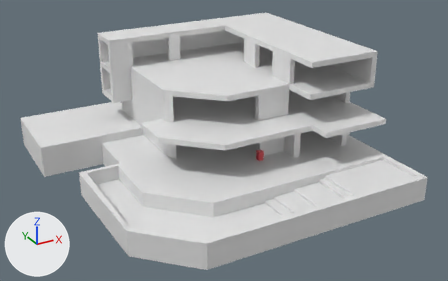
An edit to the Blender file Assets/models/blendFiles/house1Scaled.blend, drawn before and after from the same camera.
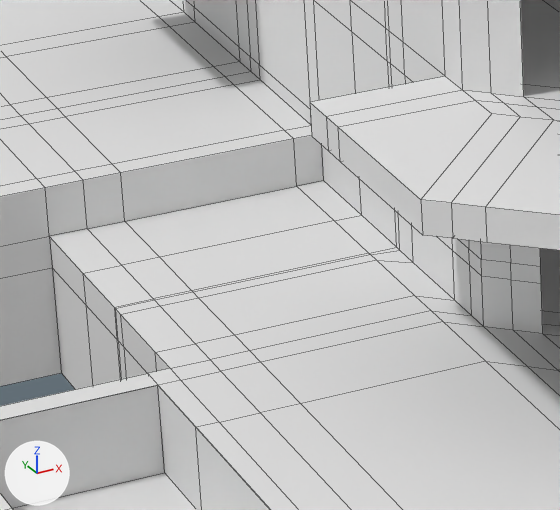
The first picture shows the older version from a 50 mm camera at (-52.1, -122.4, 50.1) aimed at (0.8, -26.1, 2.0). The close-ups show the older and then the newer version on the part from 21% to 40% of the width and 38% to 66% of the height of that picture. Only the edits that show in the close-ups are written down. Lighting does not change. The marker at lower left points along +X, +Y and +Z. The close-ups show mesh edges as thin lines.
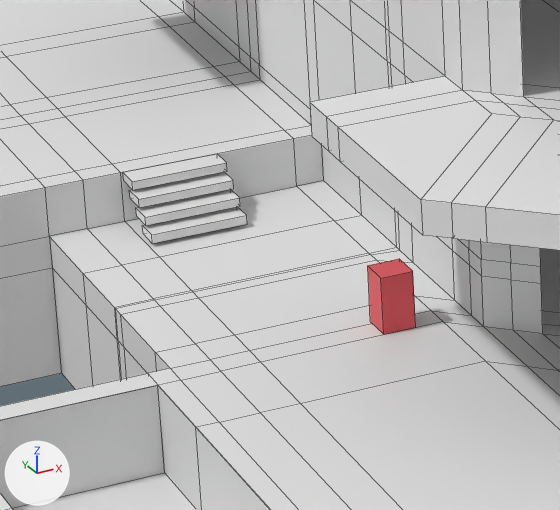
Where the change shows, as pixel boxes [x1, y1, x2, y2] in the close-ups (560 x 510 px):
'Cube', moved (not visible before): after [368, 259, 416, 334]
'Cube.002', added: after [123, 154, 227, 190]
'Cube.006', added: after [142, 207, 247, 243]
'Cube.005', added: after [136, 189, 240, 226]
'Cube.003', added: after [129, 172, 234, 208]

Patch to the scene script:
```diff
--- a/Assets/models/blendFiles/house1Scaled.blend.py
+++ b/Assets/models/blendFiles/house1Scaled.blend.py
@@ me_cube_007 @@
+me_cube_007.from_pydata(...)  # a box spanning x -1.53..1.53, y -0.41..0.41, z -0.71..0.71
@@ ob_cube @@
 ob_cube = bpy.data.objects.new('Cube', me_cube_001)
-ob_cube.location = (5.36, -32.02, 0.23)
+ob_cube.location = (-11.79, -21.14, 0.23)
 ob_cube.scale = (1.0, 1.0, 0.9)
@@ ob_cube_006 @@
+ob_cube_006 = bpy.data.objects.new('Cube.006', me_cube_007)
+ob_cube_006.location = (-14.49, -12.06, -0.42)
+ob_cube_006.scale = (1.0, 1.0, 0.202)
@@ ob_cube_005 @@
+ob_cube_005 = bpy.data.objects.new('Cube.005', me_cube_007.copy())
+ob_cube_005.location = (-14.49, -11.56, -0.02)
+ob_cube_005.scale = (1.0, 1.0, 0.202)
@@ ob_cube_003 @@
+ob_cube_003 = bpy.data.objects.new('Cube.003', me_cube_007.copy())
+ob_cube_003.location = (-14.49, -11.06, 0.38)
+ob_cube_003.scale = (1.0, 1.0, 0.202)
@@ ob_cube_002 @@
+ob_cube_002 = bpy.data.objects.new('Cube.002', me_cube_007.copy())
+ob_cube_002.location = (-14.49, -10.56, 0.78)
+ob_cube_002.scale = (1.0, 1.0, 0.202)
```
